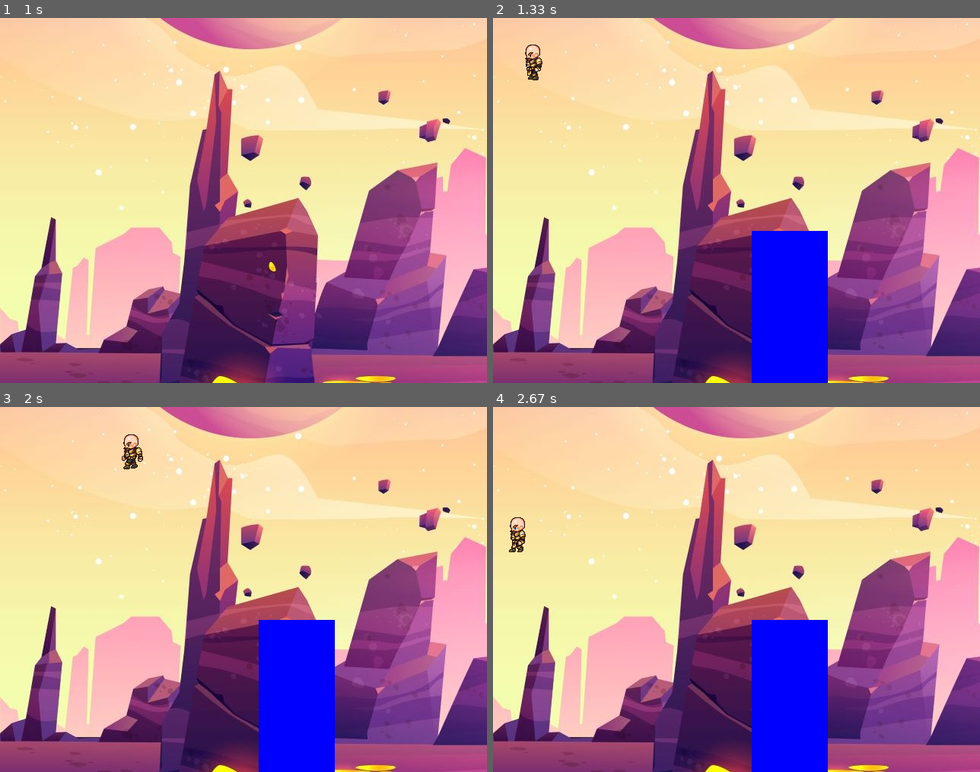
Above: before the commit, frames 1-4 (two rows, left to right).
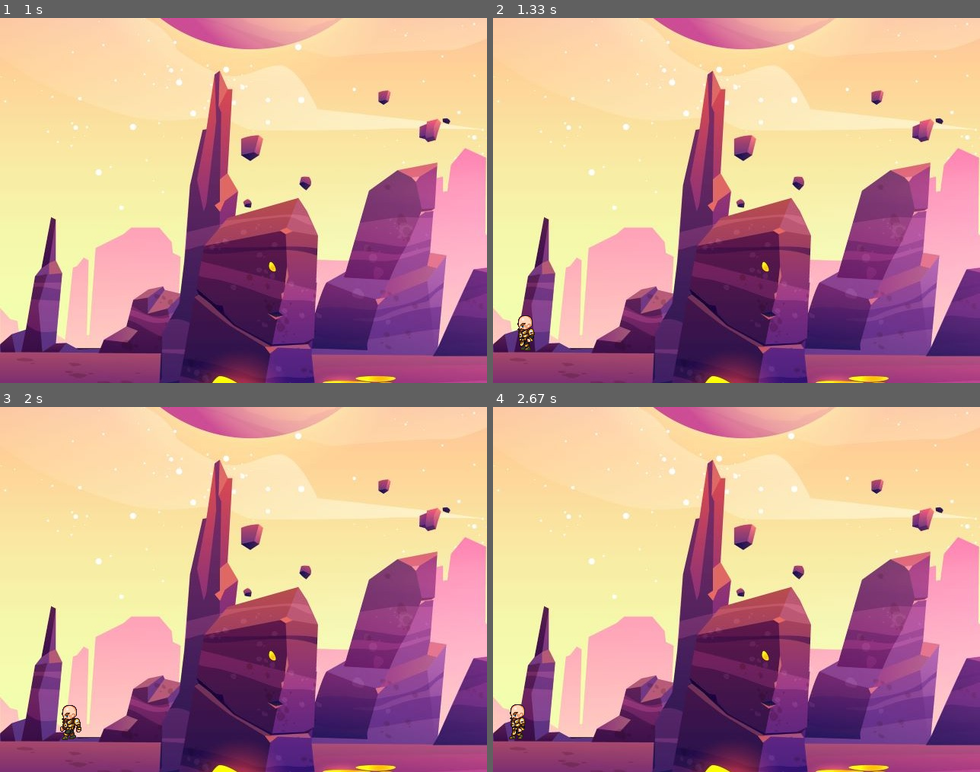
Above: after the commit, the same moments.

Repository: ellalevyy/GameDesign
Game: pygame game, started from rockngameperson.py
The game is run twice, just before and just after one commit, with the same random seed, the same clock (stepped at 60 frames per second) and the same inputs.
Inputs:
- Up to frame 1 (1 s): no input
- Up to frame 2 (1.33 s): no input
- Up to frame 3 (2 s): hold Right 1.33-1.8 s; hold Left from 1.83 s (still down)
- Up to frame 4 (2.67 s): release Left at 2.37 s; hold Down from 2.4 s (still down)

Frame 1 is identical in both runs. In frame 2, 7.0% of the frame differs, in the area x 5-69%, y 7-100%; in frame 3, 7.0%, in the area x 12-69%, y 7-100%; in frame 4, 7.0%.

Commit message:
win + rocks to person rock game

Diff:
--- a/rockngameperson.py
+++ b/rockngameperson.py
@@ -22,6 +22,9 @@
 red = [255,0,0]
 green = [0,200,0]
 blue = [0,0,255]
+WHITE = (255,255,255)
+BLACK = (0,0,0)
+TITLE_FONT=pygame.font.SysFont('comicsans', 80)
 background = pygame.image.load("bgSmaller.jpg")
 
 window.blit(background, (0,0))
@@ -34,9 +37,10 @@
 pygame.time.delay(100)
 
 is_game_running=True
-
-player_x=20
-player_y=20
+has_won = False
+
+GROUND_HEIGHT = 40
+
 player_walking_left = [
     pygame.image.load('pictures/L1.png'),
     pygame.image.load('pictures/L2.png'),
@@ -61,22 +65,75 @@
 ]
 PLAYER_HEIGHT = pygame.Surface.get_height(player_walking_left[0])
 PLAYER_WIDTH = pygame.Surface.get_width(player_walking_left[0])
+player_x = 10
+player_y = WINDOW_HEIGHT - PLAYER_HEIGHT - GROUND_HEIGHT
 player_image_index = -1
 is_walking_left = True
 is_walking_right = False
 player = window.blit(player_walking_left[player_image_index], (player_x, player_y))
 was_going_left = True
 
-BOULDER_WIDTH = 100
-BOULDER_HEIGHT = 200
-boulder_x = WINDOW_WIDTH-300
-boulder_y = WINDOW_HEIGHT-200
-boulder = pygame.Rect(boulder_x, boulder_y, BOULDER_WIDTH, BOULDER_HEIGHT)
-
-JUMP_CYCLES = 7
-jump_count = 7
+# BOULDER_WIDTH = 100
+# BOULDER_HEIGHT = 200
+
+# boulder_x = WINDOW_WIDTH-300
+# boulder_y = WINDOW_HEIGHT-200
+# boulder = pygame.Rect(boulder_x, boulder_y, BOULDER_WIDTH, BOULDER_HEIGHT)
+
+rock_positions = [
+    {
+        'x': 183,
+        'y': 365,
+        'width': 50,
+        'height': 75
+    },
+    {
+        'x': WINDOW_WIDTH - 385,
+        'y': WINDOW_HEIGHT - 205,
+        'width': 145,
+        'height': 200
+    },
+    {
+        'x': WINDOW_WIDTH - 240,
+        'y': WINDOW_HEIGHT - 275,
+        'width': 15,
+        'height': 10
+    },
+    {
+        'x': WINDOW_WIDTH - 325,
+        'y': WINDOW_HEIGHT - 325,
+        'width': 10,
+        'height': 10
+    }
+]
+rocks = []
+for rock_position in rock_positions:
+    rocks.append(pygame.Rect(rock_position['x'], rock_position['y'], rock_position['width'], rock_position['height']))
+
+HEIGHT_BACKGROUND_JUMPPOINT = 300
+WIDTH_BACKGROUND_JUMPPOINT = 330
+BACKGROUND_JUMPPOINT1 = 330
+
+HEIGHT_FlOATING_BACKGROUND_JUMPPOINT = 600
+WIDTH_FLOATING_BACKGROUND_JUMPPOINT = 660
+FLOATING_JUMPPOINT = 234
+
+HEIGHT_PEAK_BACKGROUND_JUMPPOINT = 700
+WIDTH_PEAK_BACKGROUND_JUMPPOINT =730
+PEAK_JUMPPOINT = 349
+
+HEIGHT_MOON = 800
+WIDTH_MOON = 890
+MOON = 570
+#elif x is < 80 jumping
+
+
+JUMP_CYCLES = 10
+jump_count = 10
+jump_speed = 20
 jumping = False
 speed = 10
+
 
 def get_player_image(direction):
     global player_image_index
@@ -100,61 +157,86 @@
     else:
         new_player_image = player_walking_right[player_image_index]
 
+    original_y = player.y
+    player.y += 15
+    for rock in rocks:
+        if player.colliderect(rock):
+            player.y = original_y
+
+
     if key_pressed[pygame.K_LEFT]:
         was_going_left = True
         new_player_image = get_player_image('left')
         # Add/remove X or Y to move the player
         player.x -= speed
         # Before render, check if player has collided with the boulder
-        if player.colliderect(boulder):
-            # Move the player back to edge of boulder (before refreshing screen)
-            player.x = boulder_x + BOULDER_WIDTH
+        for index in range(len(rocks)):
+            if player.colliderect(rocks[index]):
+                player.x = rock_positions[index]['x'] + rock_positions[index]['width']
 
     if key_pressed[pygame.K_RIGHT]:
         was_going_left = False
         new_player_image = get_player_image('right')
         player.x += speed
-        if player.colliderect(boulder):
-            player.x = boulder_x - PLAYER_WIDTH
+        for index in range(len(rocks)):
+            if player.colliderect(rocks[index]):
+                player.x = rock_positions[index]['x'] - PLAYER_WIDTH
 
     if key_pressed[pygame.K_DOWN]:
         player.y += speed
-        if player.colliderect(boulder):
-            player.y = boulder_y - PLAYER_HEIGHT
+        for index in range(len(rocks)):
+            if player.colliderect(rocks[index]):
+                player.y = rock_positions[index]['y'] - PLAYER_HEIGHT
+
 
     if jumping:
         # if jump count is greater than or equal to -7
         if jump_count >= -JUMP_CYCLES:
-            player.y -= jump_count * speed / 5
+            player.y -= jump_count * jump_speed / 5
             jump_count -= 1
         else:
             jump_count=JUMP_CYCLES
             jumping=False
-        if player.colliderect(boulder):
-            player.y = boulder_y - PLAYER_HEIGHT
-            jump_count=JUMP_CYCLES
-            jumping=False
+        for index in range(len(rocks)):
+            if player.colliderect(rocks[index]):
+                if player.y + PLAYER_HEIGHT > rock_positions[index]['y'] + rock_positions[index]['height']:
+                    player.y += (jump_count + 1) * jump_speed / 5
+                else:
+                    player.y = rock_positions[index]['y'] - PLAYER_HEIGHT
+                jump_count = JUMP_CYCLES
+                jumping = False
     else:
-        if key_pressed[pygame.K_UP]:
-            player.y -= speed
         if key_pressed[pygame.K_SPACE]:
             jumping=True
+
 
     if player.x < 0:
         player.x = 0
     if player.x > WINDOW_WIDTH-PLAYER_WIDTH:
         player.x = WINDOW_WIDTH - PLAYER_HEIGHT
-    if player.y < 0:
-        player.y = 0
-    if player.y > WINDOW_HEIGHT - PLAYER_HEIGHT:
-        player.y = WINDOW_HEIGHT - PLAYER_HEIGHT
-
+    if player.y < 20:
+        is_game_running = False
+        has_won = True
+    if player.y > WINDOW_HEIGHT - PLAYER_HEIGHT - GROUND_HEIGHT:
+        player.y = WINDOW_HEIGHT - PLAYER_HEIGHT - GROUND_HEIGHT
+
+    for rock in rocks:
+        pygame.draw.rect(window,blue,rock)
     window.blit(background, (0,0))
    # screen.fill(green)
     window.blit(new_player_image, player)
     # pygame.draw.rect(window,(red),player)
-    pygame.draw.rect(window,blue,boulder)
     pygame.display.update()
     pygame.time.delay(20)
 
+
+window.fill(WHITE)
+text= TITLE_FONT.render('You WIN!',1,BLACK)
+xm=WINDOW_WIDTH/2 - text.get_width()/2
+ym=40
+window.blit(text, (xm,ym))
+pygame.display.update()
+show_menu = False
+pygame.time.delay(2000)
+
 pygame.quit()
